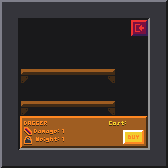
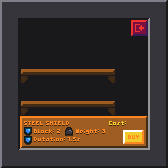
Layers edited between the first and the second (168, 168) image:
moved "Pasted Layer copy" above "Layer Group", painted on it over [24, 121, 105, 145]
added group "Layer Group #17" with 3 layers in group "Layer Group #8" over [24, 121, 105, 145]
added layer "icon_weight.png #1" in group "Layer Group #17" over [24, 127, 73, 145]
added layer "STEEL SHIELD ... #1" in group "Layer Group #17" over [24, 121, 105, 141]
added layer "STEEL SHIELD ..." in group "Layer Group #17" over [24, 122, 105, 142]
hid group "Layer Group #13" (3 layers) over [24, 121, 64, 145]
painted on "icon_weight.png" over [24, 127, 32, 136]
added layer "Layer #5" over [24, 121, 105, 145]
